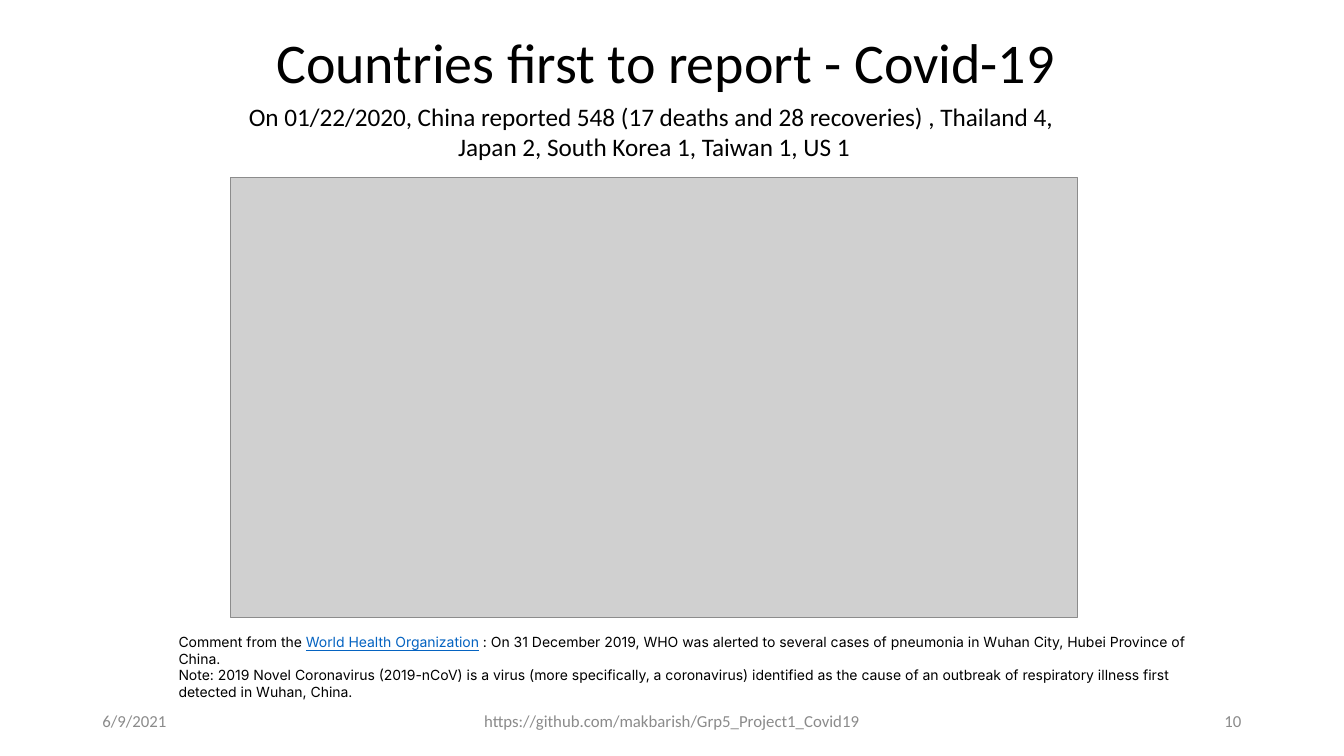
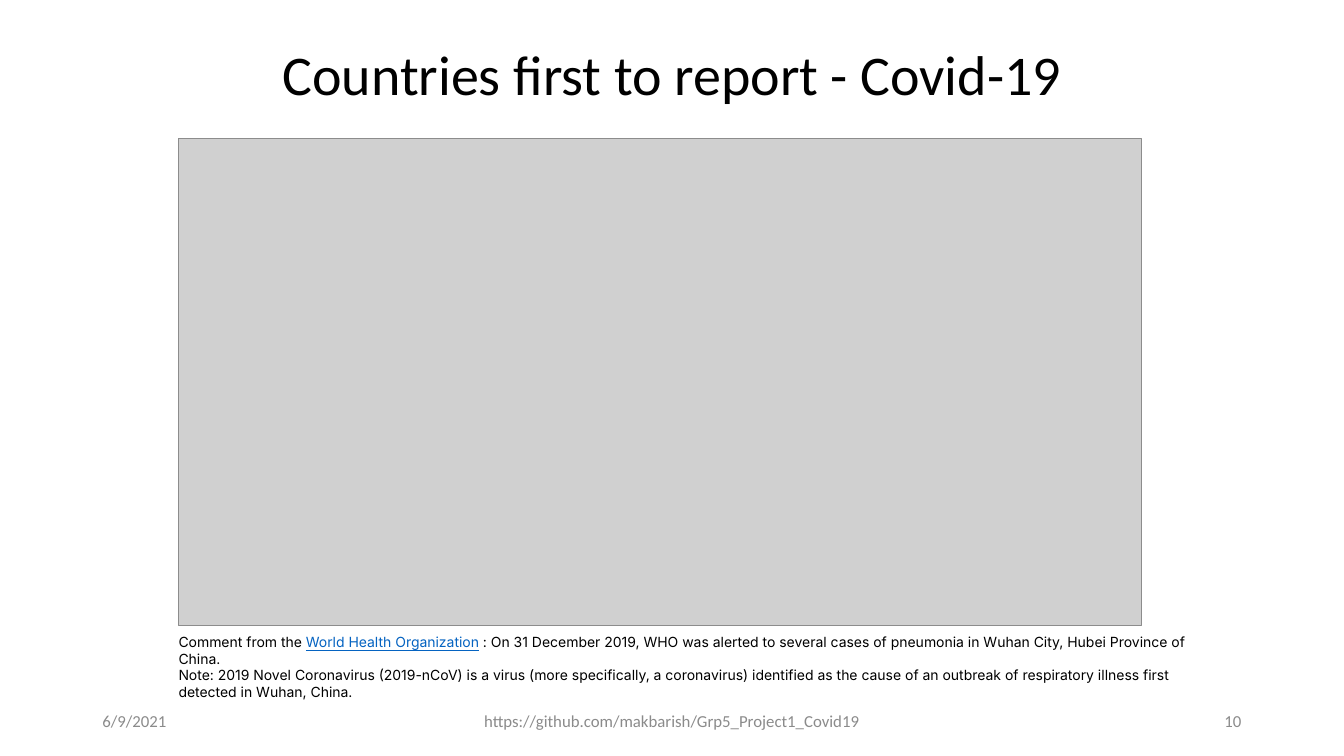
Before and after one commit to makbarish/Grp5_Project1_Covid19, a slide deck: slide 10 of Clay/Novel_Corona_Virus_2019_v2.pptx. Drawn at 1344x756 pixels with LibreOffice and Linux fonts; fonts in the diff are those of the drawing; grey boxes stand for pictures. Boxes give left, top, right and bottom in pixels: in the first picture for what was removed or moved away, otherwise in the second. Text is boxed around its words. In the diff, an @@ line names an element or a change of style, - is before the commit and + after.

```diff
--- a/Clay/Novel_Corona_Virus_2019_v2.pptx
+++ b/Clay/Novel_Corona_Virus_2019_v2.pptx
@@ title "Countries first to report - ...": place and size @@
-title "Countries first to report - ..." at bbox=[276, 44, 1054, 92]
+title "Countries first to report - ..." at bbox=[283, 56, 1061, 104]
@@ text removed at bbox=[249, 108, 1053, 160] @@
-On 01/22/2020, China reported 548 (17 deaths and 28 recoveries) , Thailand 4,
-Japan 2, South Korea 1, Taiwan 1, US 1
@@ picture: place and size @@
-picture at bbox=[231, 177, 1078, 618]
+picture at bbox=[178, 139, 1141, 626]
```
Also in this commit, not shown: 2 other slides changed, 4 other files.
